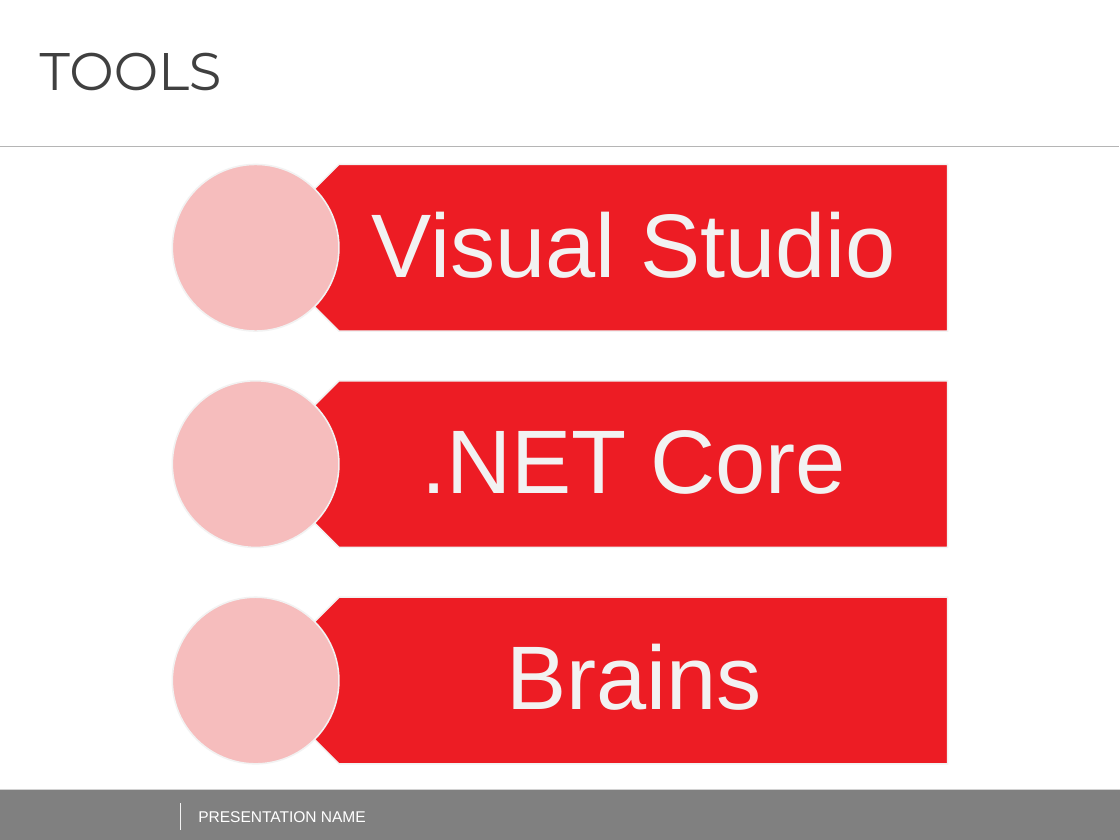
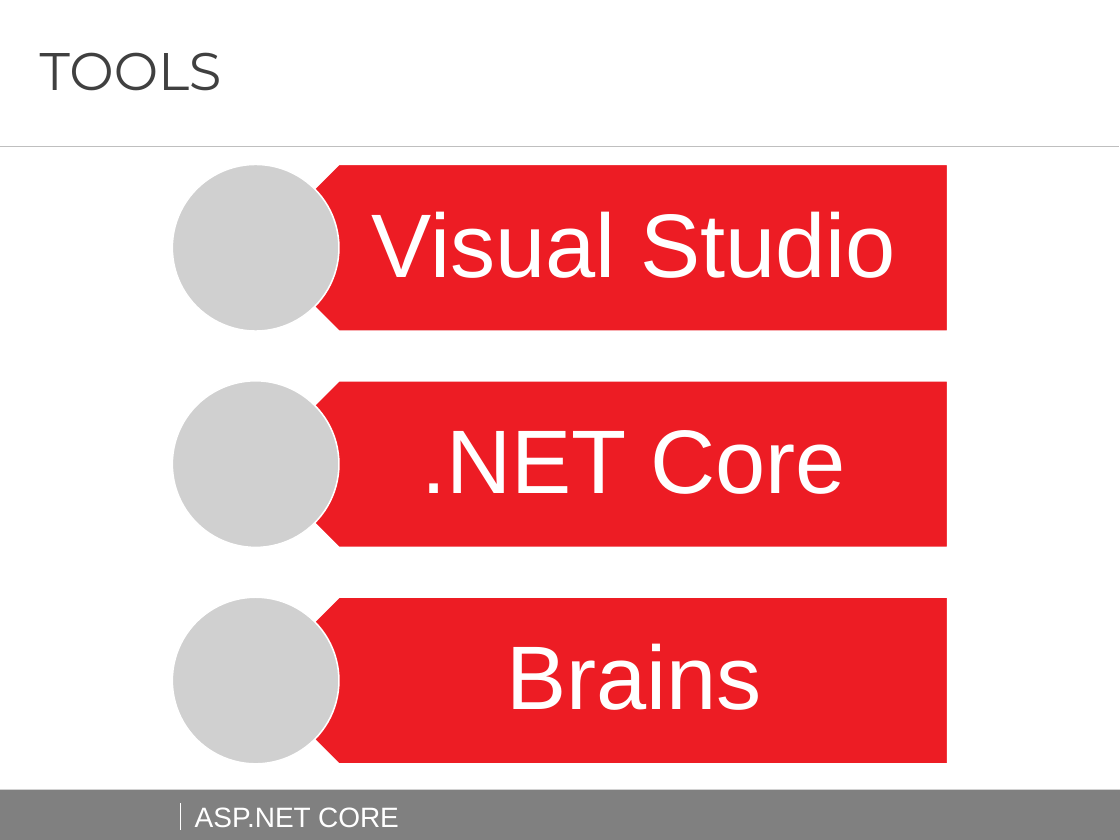
Before and after one commit to AndreiShenets/ASP.NET-Lectures, a slide deck: slide 9 of docs/ASP.NET CORE - iTechArt 2018.pptx. Drawn at 1120x840 pixels with LibreOffice and Linux fonts; fonts in the diff are those of the drawing; grey boxes stand for pictures; background and template pictures are left out. Boxes give left, top, right and bottom in pixels: in the first picture for what was removed or moved away, otherwise in the second. Text is boxed around its words. In the diff, an @@ line names an element or a change of style, - is before the commit and + after.

```diff
--- a/docs/ASP.NET CORE - iTechArt 2018.pptx
+++ b/docs/ASP.NET CORE - iTechArt 2018.pptx
@@ ellipse removed at [172, 165, 339, 332] @@
@@ picture added at [172, 165, 339, 332] @@
@@ ellipse removed at [172, 381, 339, 548] @@
@@ picture added at [172, 381, 339, 548] @@
@@ ellipse removed at [172, 597, 339, 764] @@
@@ picture added at [172, 597, 339, 764] @@
@@ outline #F2F2F2 1 pt to #FFFFFF 1 pt in 3 elements at [255, 165, 948, 332], [255, 381, 948, 548], [255, 597, 948, 764] @@
@@ text colour #F2F2F2 to #FFFFFF in 3 elements at [372, 211, 896, 278], [422, 430, 846, 494], [506, 643, 762, 710] @@
@@ text added at [195, 807, 399, 827], 18 pt, text #FFFFFF @@
+ASP.NET CORE
@@ text removed at [198, 811, 366, 822] @@
-PRESENTATION NAME
```
Also in this commit, not shown: 21 other slides changed, 1 slide added, 1 slide removed, 2 other files.
